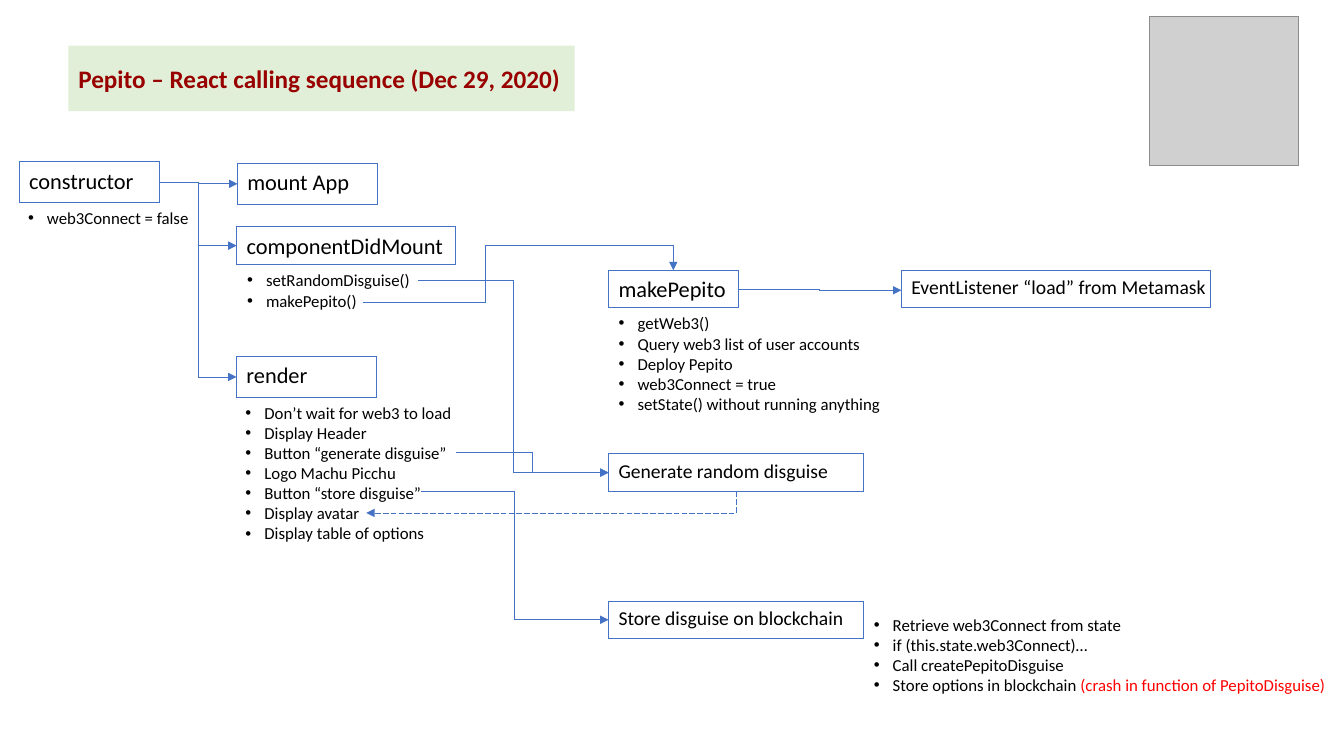
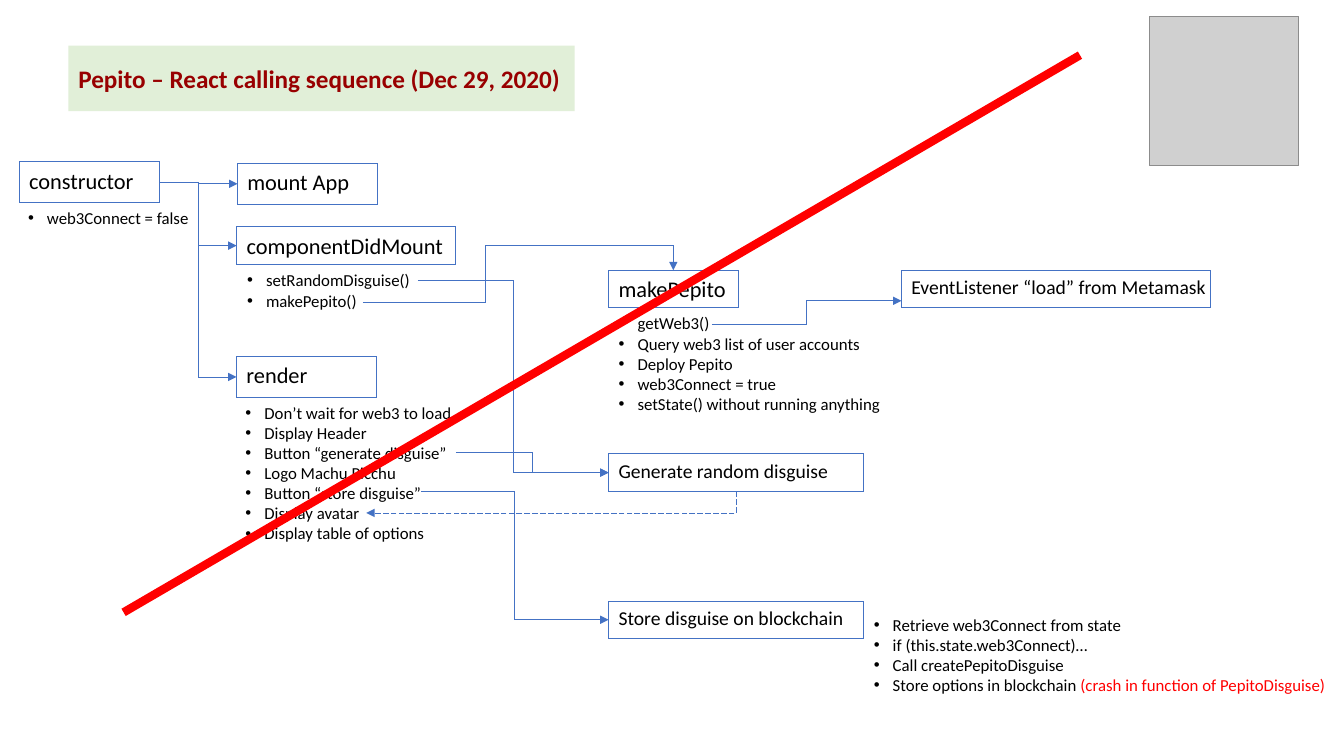
Before and after one commit to kvutien/Project-Machu-Picchu-2020, a slide deck: slide 11 of Pepito/Final Project Design.pptx (slide 7 before the commit). Drawn at 1344x756 pixels with LibreOffice and Linux fonts; fonts in the diff are those of the drawing; grey boxes stand for pictures. Boxes give left, top, right and bottom in pixels: in the first picture for what was removed or moved away, otherwise in the second. Text is boxed around its words. In the diff, an @@ line names an element or a change of style, - is before the commit and + after.

```diff
--- a/Pepito/Final Project Design.pptx
+++ b/Pepito/Final Project Design.pptx
@@ line added from (124, 613) to (1080, 55), #FF0000 6 pt @@
@@ elbow arrow moved from (738, 289) - (901, 290) to (712, 325) - (901, 300) @@
```
Also in this commit, not shown: 8 other slides changed, 3 other files.
